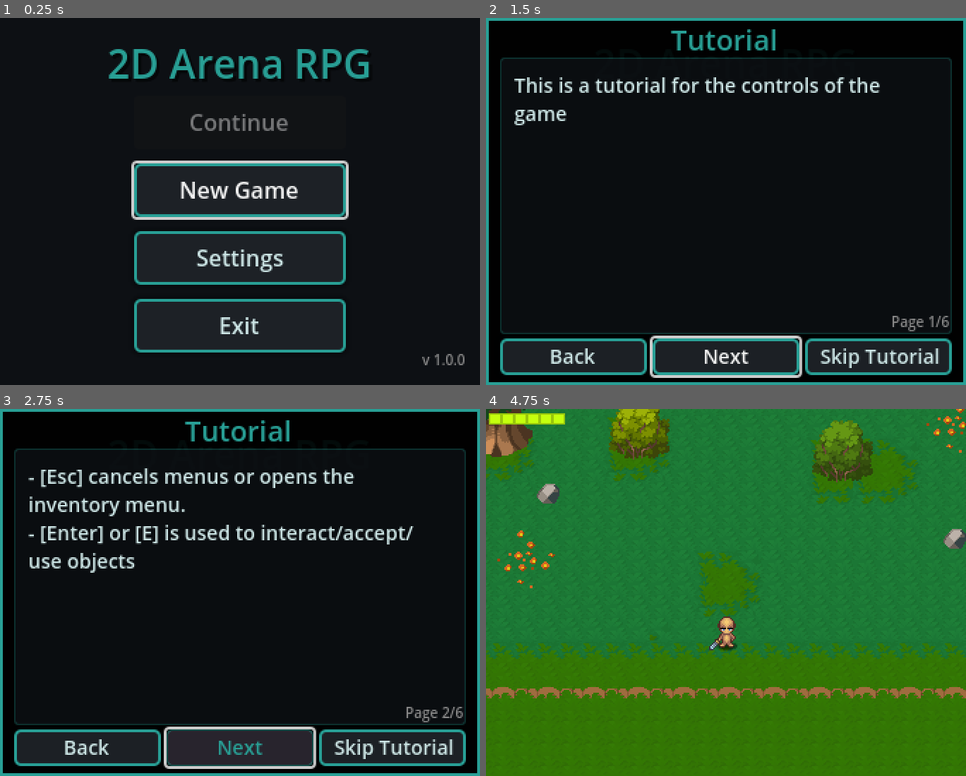
Above: before the commit, frames 1-4 (two rows, left to right).
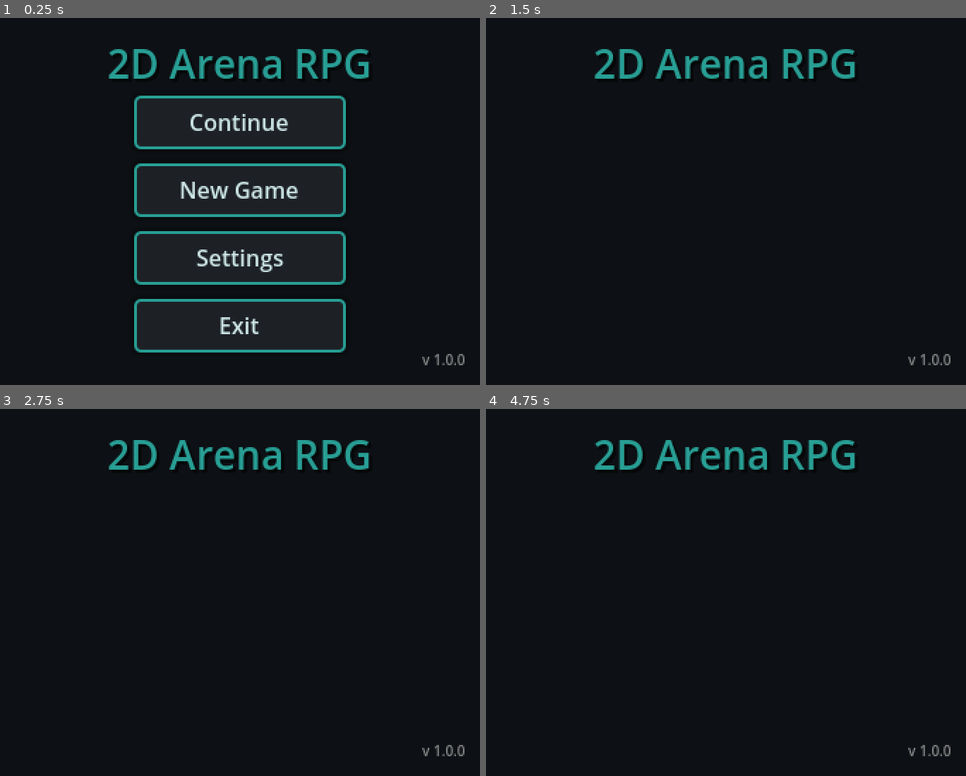
Above: after the commit, the same moments.

Repository: OAMK-Student-Tasks-ArunJ0/OAMK_Godot_Project_ALL
Game: Godot game, scene res://GUI/MainMenu/Scenes/main_menu.tscn
The game is run twice, just before and just after one commit, with the same random seed, the same clock (stepped at 60 frames per second) and the same inputs. Sound files missing from this copy of the repository are replaced by a short silence.
Inputs (mouse positions are in pixels of both pictures, inside the frame that each line leads up to):
- Up to frame 1 (0.25 s): no input
- Up to frame 2 (1.5 s): click "New Game" at 0.5 s; click "Slot 1: Empty" at 1.25 s
- Up to frame 3 (2.75 s): click (240, 746) at 2 s, where only the run before the commit has a clickable "Next"
- Up to frame 4 (4.75 s): click (726, 746) at 2.75 s, where only the run before the commit has a clickable "Next"; click (572, 746) at 3.5 s, where only the run before the commit has a clickable "Back"; click (879, 746) at 4.25 s, where only the run before the commit has a clickable "Skip Tutorial"

The runs differ from the first frame. In frame 1, 2.5% of the frame differs, in the area x 27-73%, y 21-55%; in frame 2, 11%; in frame 3, 16%; in frame 4, 100%, in the area x 0-100%, y 0-100%.
Error in both runs: Stack overflow. Check for infinite recursion in your script. (res://Globals/global_save_manager.gd:194)

Commit message:
small name changes

Diff:
--- a/Godot_Arena_Game/Characters/Enemies/Scenes/Enemies/ranged_orc_bomb.tscn
+++ b/Godot_Arena_Game/Characters/Enemies/Scenes/Enemies/ranged_orc_bomb.tscn
@@ -1646,7 +1646,7 @@
 &"destroy": SubResource("Animation_qp414")
 }
 
-[node name="Orc Ranged Bomb" type="CharacterBody2D"]
+[node name="Ranged Orc Bomb" type="CharacterBody2D"]
 collision_layer = 256
 collision_mask = 16
 script = ExtResource("1_r7evv")
--- a/Godot_Arena_Game/Characters/Enemies/Scenes/Enemies/ranged_orc_shuriken.tscn
+++ b/Godot_Arena_Game/Characters/Enemies/Scenes/Enemies/ranged_orc_shuriken.tscn
@@ -1646,7 +1646,7 @@
 &"destroy": SubResource("Animation_qp414")
 }
 
-[node name="Orc Ranged Shuriken" type="CharacterBody2D"]
+[node name="Ranged Orc Shuriken" type="CharacterBody2D"]
 collision_layer = 256
 collision_mask = 16
 script = ExtResource("1_3u5dd")
--- a/Godot_Arena_Game/Characters/Enemies/Scenes/Enemies/ranged_orc_shuriken_bossroom.tscn
+++ b/Godot_Arena_Game/Characters/Enemies/Scenes/Enemies/ranged_orc_shuriken_bossroom.tscn
@@ -1646,7 +1646,7 @@
 &"destroy": SubResource("Animation_qp414")
 }
 
-[node name="Orc Ranged Shuriken" type="CharacterBody2D"]
+[node name="Ranged Orc Shuriken" type="CharacterBody2D"]
 collision_layer = 256
 collision_mask = 16
 script = ExtResource("1_5xo2s")
--- a/Godot_Arena_Game/GUI/MainMenu/Scenes/main_menu.tscn
+++ b/Godot_Arena_Game/GUI/MainMenu/Scenes/main_menu.tscn
@@ -195,7 +195,7 @@
 grow_horizontal = 1
 grow_vertical = 1
 
-[node name="Prologue" parent="Control" instance=ExtResource("4_qovw3")]
+[node name="Tutorial" parent="Control" instance=ExtResource("4_qovw3")]
 visible = false
 layout_mode = 0
 anchors_preset = 0
--- a/Godot_Arena_Game/Interactable/Arena/Scenes/key_door.tscn
+++ b/Godot_Arena_Game/Interactable/Arena/Scenes/key_door.tscn
@@ -2,7 +2,7 @@
 
 [ext_resource type="Script" uid="uid://bstqho3ni7jdb" path="res://Interactable/Arena/Scripts/key_door.gd" id="1_oi845"]
 [ext_resource type="Texture2D" uid="uid://3j4cafqcaasg" path="res://Levels/Sprites/Dungeon Prison/Assets/DungeonDoors.png" id="2_74fk6"]
-[ext_resource type="Resource" uid="uid://y6ouymn7bw81" path="res://Interactable/Items/Resources/key_arena.tres" id="2_ovyfg"]
+[ext_resource type="Resource" uid="uid://y6ouymn7bw81" path="res://Interactable/Items/Resources/key_dungeon.tres" id="2_ovyfg"]
 [ext_resource type="AudioStream" uid="uid://n7o2xsxflfnq" path="res://Interactable/Arena/Sounds/Retro Impact Punch 07.wav" id="2_pabew"]
 [ext_resource type="AudioStream" uid="uid://bg4bt1quyym2t" path="res://Interactable/Arena/Sounds/Retro PickUp Coin StereoUP 04.wav" id="3_d1uxy"]
 [ext_resource type="Script" uid="uid://bdcnqrikd4lw2" path="res://Interactable/GeneralNodes/Scripts/persistent_data_handler.gd" id="3_pr80s"]
--- a/Godot_Arena_Game/Interactable/Items/Resources/key_arena.tres
+++ /dev/null
@@ -1,13 +0,0 @@
-[gd_resource type="Resource" script_class="ItemData" load_steps=4 format=3 uid="uid://y6ouymn7bw81"]
-
-[ext_resource type="Script" uid="uid://bcejuef48smxt" path="res://Interactable/Items/Scripts/item_effect.gd" id="1_ksqyt"]
-[ext_resource type="Script" uid="uid://dtcifi2whwlae" path="res://Interactable/Items/Scripts/item_data.gd" id="2_8vh0v"]
-[ext_resource type="Texture2D" uid="uid://b3otkdccroktl" path="res://Interactable/Items/Sprites/UndeadPackSprites/SkeletonKey.png" id="3_0wy6c"]
-
-[resource]
-script = ExtResource("2_8vh0v")
-name = "Key"
-description = "This is a key, it will open a door!"
-texture = ExtResource("3_0wy6c")
-effects = Array[ExtResource("1_ksqyt")]([])
-sell_value = 0
--- /dev/null
+++ b/Godot_Arena_Game/Interactable/Items/Resources/key_dungeon.tres
@@ -0,0 +1,13 @@
+[gd_resource type="Resource" script_class="ItemData" load_steps=4 format=3 uid="uid://y6ouymn7bw81"]
+
+[ext_resource type="Script" uid="uid://bcejuef48smxt" path="res://Interactable/Items/Scripts/item_effect.gd" id="1_p56i2"]
+[ext_resource type="Script" uid="uid://dtcifi2whwlae" path="res://Interactable/Items/Scripts/item_data.gd" id="2_g2xcq"]
+[ext_resource type="Texture2D" uid="uid://b3otkdccroktl" path="res://Interactable/Items/Sprites/UndeadPackSprites/SkeletonKey.png" id="3_6u8go"]
+
+[resource]
+script = ExtResource("2_g2xcq")
+name = "Key"
+description = "This is a key, it will open a door!"
+texture = ExtResource("3_6u8go")
+effects = Array[ExtResource("1_p56i2")]([])
+sell_value = 0
--- a/Godot_Arena_Game/Levels/Maps/Area01/01_Dungeon.tscn
+++ b/Godot_Arena_Game/Levels/Maps/Area01/01_Dungeon.tscn
@@ -14,7 +14,7 @@
 [ext_resource type="PackedScene" uid="uid://cn0phq2058m0h" path="res://Characters/Enemies/Scenes/Enemies/ranged_orc_shuriken.tscn" id="13_jbthe"]
 [ext_resource type="PackedScene" uid="uid://dq6pl3mb4r2ji" path="res://Interactable/Arena/Scenes/item_dropper.tscn" id="13_qjbfy"]
 [ext_resource type="PackedScene" uid="uid://c22xcp0qt4nlu" path="res://Interactable/Arena/Scenes/question_mark.tscn" id="14_d8e8w"]
-[ext_resource type="Resource" uid="uid://y6ouymn7bw81" path="res://Interactable/Items/Resources/key_arena.tres" id="14_rlk4g"]
+[ext_resource type="Resource" uid="uid://y6ouymn7bw81" path="res://Interactable/Items/Resources/key_dungeon.tres" id="14_rlk4g"]
 [ext_resource type="PackedScene" uid="uid://b5efpp6bfx7fn" path="res://Interactable/Arena/Scenes/body_sensor.tscn" id="15_80q55"]
 [ext_resource type="PackedScene" uid="uid://yrctujrhd6ig" path="res://Interactable/GeneralNodes/Scenes/hit_box.tscn" id="17_l73fd"]
 [ext_resource type="PackedScene" uid="uid://cr2ceuupt6g47" path="res://Interactable/Boxes/Scenes/chest.tscn" id="18_qjbfy"]
--- a/Godot_Arena_Game/Levels/Maps/Area01/03_Dungeon.tscn
+++ b/Godot_Arena_Game/Levels/Maps/Area01/03_Dungeon.tscn
@@ -10,7 +10,7 @@
 [ext_resource type="PackedScene" uid="uid://frccix4y7rom" path="res://Levels/Scenes/level_transition.tscn" id="7_ukm6a"]
 [ext_resource type="PackedScene" uid="uid://cr2ceuupt6g47" path="res://Interactable/Boxes/Scenes/chest.tscn" id="8_qfs6b"]
 [ext_resource type="Resource" uid="uid://cm3enrf7tm4k3" path="res://Interactable/Items/Resources/dash_unlock.tres" id="9_j42eh"]
-[ext_resource type="Resource" uid="uid://y6ouymn7bw81" path="res://Interactable/Items/Resources/key_arena.tres" id="10_j42eh"]
+[ext_resource type="Resource" uid="uid://y6ouymn7bw81" path="res://Interactable/Items/Resources/key_dungeon.tres" id="10_j42eh"]
 [ext_resource type="PackedScene" uid="uid://cbcnmye602fng" path="res://Interactable/Arena/Scenes/closed_door.tscn" id="11_4fsew"]
 [ext_resource type="PackedScene" uid="uid://b5efpp6bfx7fn" path="res://Interactable/Arena/Scenes/body_sensor.tscn" id="12_vuuk7"]
 
--- a/Godot_Arena_Game/Levels/Maps/Area01/04_Dungeon.tscn
+++ b/Godot_Arena_Game/Levels/Maps/Area01/04_Dungeon.tscn
@@ -9,7 +9,7 @@
 [ext_resource type="PackedScene" uid="uid://frccix4y7rom" path="res://Levels/Scenes/level_transition.tscn" id="5_dfv55"]
 [ext_resource type="PackedScene" uid="uid://cr2ceuupt6g47" path="res://Interactable/Boxes/Scenes/chest.tscn" id="6_yhdtb"]
 [ext_resource type="Resource" uid="uid://b4inupoclw672" path="res://Interactable/Items/Resources/health_upgrade.tres" id="9_h8u5s"]
-[ext_resource type="Resource" uid="uid://y6ouymn7bw81" path="res://Interactable/Items/Resources/key_arena.tres" id="9_o688j"]
+[ext_resource type="Resource" uid="uid://y6ouymn7bw81" path="res://Interactable/Items/Resources/key_dungeon.tres" id="9_o688j"]
 
 [node name="04_Dungeon" type="Node2D"]
 script = ExtResource("1_q6cu2")
--- a/Godot_Arena_Game/Levels/Maps/Area01/06_Dungeon.tscn
+++ b/Godot_Arena_Game/Levels/Maps/Area01/06_Dungeon.tscn
@@ -17,7 +17,7 @@
 [ext_resource type="PackedScene" uid="uid://cn0phq2058m0h" path="res://Characters/Enemies/Scenes/Enemies/ranged_orc_shuriken.tscn" id="14_w6d3s"]
 [ext_resource type="PackedScene" uid="uid://b721g851n53yw" path="res://Characters/Enemies/Scenes/Enemies/ranged_orc_bomb.tscn" id="15_ihyg2"]
 [ext_resource type="PackedScene" uid="uid://dq6pl3mb4r2ji" path="res://Interactable/Arena/Scenes/item_dropper.tscn" id="15_w6d3s"]
-[ext_resource type="Resource" uid="uid://y6ouymn7bw81" path="res://Interactable/Items/Resources/key_arena.tres" id="16_ihyg2"]
+[ext_resource type="Resource" uid="uid://y6ouymn7bw81" path="res://Interactable/Items/Resources/key_dungeon.tres" id="16_ihyg2"]
 [ext_resource type="PackedScene" uid="uid://cr2ceuupt6g47" path="res://Interactable/Boxes/Scenes/chest.tscn" id="19_5m7wk"]
 
 [node name="06_Dungeon" type="Node2D"]
--- a/Godot_Arena_Game/Levels/Maps/Area01/07_Dungeon.tscn
+++ b/Godot_Arena_Game/Levels/Maps/Area01/07_Dungeon.tscn
@@ -9,7 +9,7 @@
 [ext_resource type="PackedScene" uid="uid://frccix4y7rom" path="res://Levels/Scenes/level_transition.tscn" id="7_5nj2b"]
 [ext_resource type="PackedScene" uid="uid://dq6pl3mb4r2ji" path="res://Interactable/Arena/Scenes/item_dropper.tscn" id="8_ghv05"]
 [ext_resource type="PackedScene" uid="uid://c22xcp0qt4nlu" path="res://Interactable/Arena/Scenes/question_mark.tscn" id="8_gmhv1"]
-[ext_resource type="Resource" uid="uid://y6ouymn7bw81" path="res://Interactable/Items/Resources/key_arena.tres" id="9_46bp3"]
+[ext_resource type="Resource" uid="uid://y6ouymn7bw81" path="res://Interactable/Items/Resources/key_dungeon.tres" id="9_46bp3"]
 [ext_resource type="PackedScene" uid="uid://cn0phq2058m0h" path="res://Characters/Enemies/Scenes/Enemies/ranged_orc_shuriken.tscn" id="9_78ldj"]
 [ext_resource type="PackedScene" uid="uid://bgwnni38np83r" path="res://Interactable/Arena/Scenes/key_door.tscn" id="9_t60jr"]
 [ext_resource type="Script" uid="uid://c0ak4kbdx1r45" path="res://Interactable/GeneralNodes/Scripts/enemy_death_count.gd" id="10_xj48a"]
--- a/Godot_Arena_Game/Levels/Maps/Forest_Tutorial/03_Forest.tscn
+++ b/Godot_Arena_Game/Levels/Maps/Forest_Tutorial/03_Forest.tscn
@@ -13,7 +13,7 @@
 [ext_resource type="PackedScene" uid="uid://c1flmq45s3gg0" path="res://Characters/Enemies/Scenes/Enemies/slime.tscn" id="12_gj4s8"]
 [ext_resource type="PackedScene" uid="uid://bgwnni38np83r" path="res://Interactable/Arena/Scenes/key_door.tscn" id="12_pe25t"]
 [ext_resource type="PackedScene" uid="uid://dq6pl3mb4r2ji" path="res://Interactable/Arena/Scenes/item_dropper.tscn" id="13_gdyrh"]
-[ext_resource type="Resource" uid="uid://y6ouymn7bw81" path="res://Interactable/Items/Resources/key_arena.tres" id="14_6l4h4"]
+[ext_resource type="Resource" uid="uid://y6ouymn7bw81" path="res://Interactable/Items/Resources/key_dungeon.tres" id="14_6l4h4"]
 
 [node name="03_Forest" type="Node2D"]
 y_sort_enabled = true
